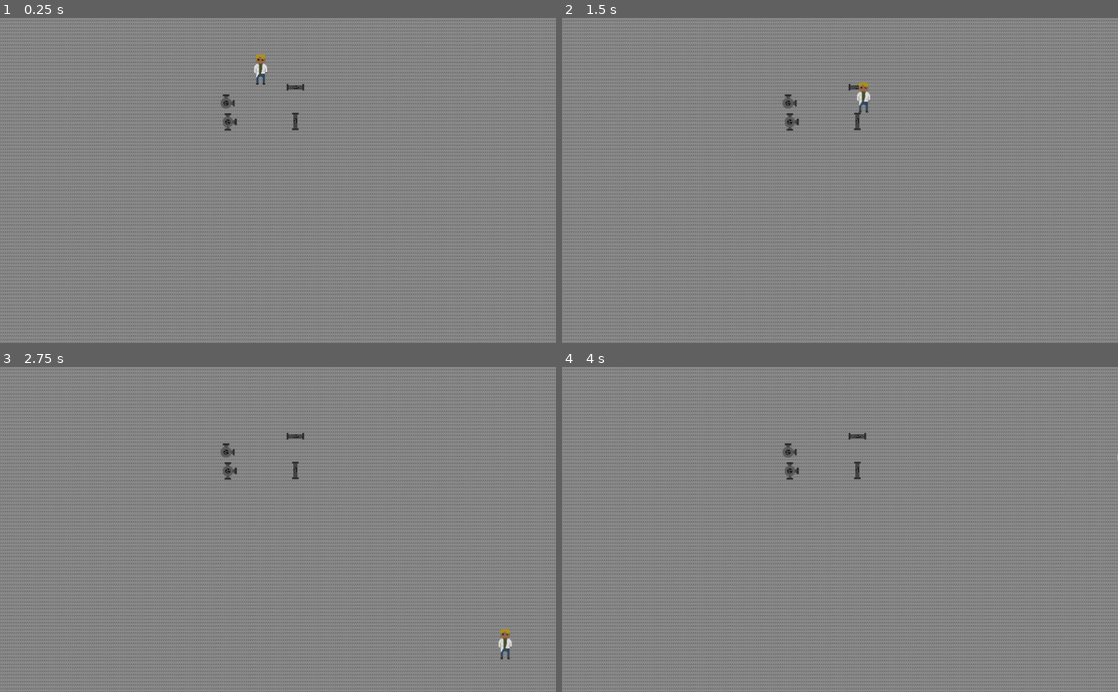
Above: before the commit, frames 1-4 (two rows, left to right).
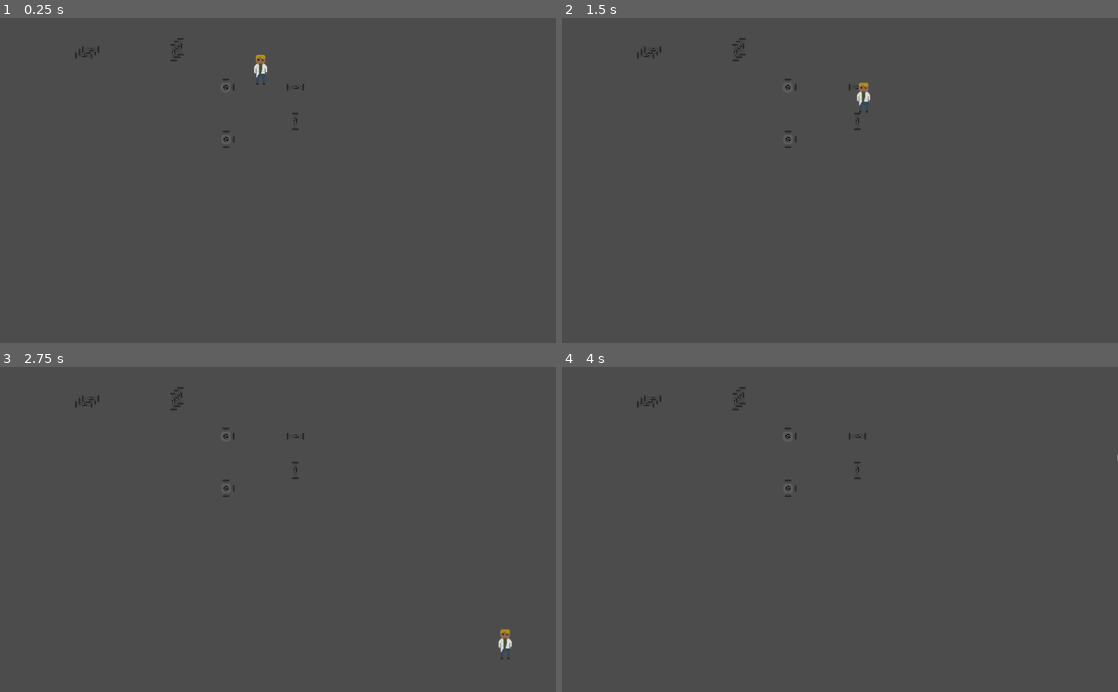
Above: after the commit, the same moments.

Repository: Wigui/GameJamCEMEA
Game: Godot game, scene res://Scene/World.tscn
Same seed, same stepped clock (60 frames per second), same inputs: the game is played once before the commit and once after it. The project has no main scene, so this scene is started directly.
Inputs:
- Up to frame 1 (0.25 s): no input
- Up to frame 2 (1.5 s): tap Enter at 0.5 s; hold Right (ui_right) 0.53-1.28 s; hold Space (attraper) 0.53-1.28 s; hold Down (ui_down) from 1.28 s (still down); tap Space (attraper) at 1.35 s
- Up to frame 3 (2.75 s): release Down (ui_down) at 2.03 s; hold Right (ui_right) from 2.03 s (still down); hold Space (attraper) from 2.03 s (still down)
- Up to frame 4 (4 s): release Right (ui_right) at 2.78 s; release Space (attraper) at 2.78 s; hold Up (ui_up) 2.78-3.53 s; tap Space (attraper) at 2.85 s; tap Enter at 3.5 s; hold Left (ui_left) from 3.53 s (still down); hold Space (attraper) from 3.53 s (still down)

The runs differ from the first frame. In frame 1, 98% of the frame differs, in the area x 0-100%, y 0-100%; in frame 2, 98%; in frame 3, 98%; in frame 4, 98%.

Commit message:
PipeStack V1

Diff:
--- a/Scene/Indicator.gd
+++ b/Scene/Indicator.gd
@@ -15,10 +15,10 @@
 		emit_signal("has_changed_position")
 
 func _on_Indicator_body_entered(body):
-	if body.get_class()=="Pipe":
+	if body.get_class()=="Pipe" or body.get_class()=="PipeStack":
 		peut_placer=false
 
 
 func _on_Indicator_body_exited(body):
-	if body.get_class()=="Pipe":
+	if body.get_class()=="Pipe" or body.get_class()=="PipeStack":
 		peut_placer=true
--- /dev/null
+++ b/Scene/PipeStack.gd
@@ -0,0 +1,29 @@
+extends Area2D
+
+var Pipe=preload("res://Scene/Pipe.tscn")
+export(NodePath) var world
+var joueur_la = false
+var player
+
+func _ready():
+	assert(world)
+	world = get_node(world)
+
+func _on_Area2D_body_entered(body):
+	if body.get_class()=="Player":
+		joueur_la=true
+		player=body
+
+func _on_Area2D_body_exited(body):
+	if body.get_class()=="Player":
+		joueur_la=false
+
+func _input(event):
+	if event.is_action_pressed("attraper") and joueur_la:
+		var instance = Pipe.instance()
+		instance.global_position=global_position
+		world.add_child(instance)
+		player.attraper(instance)
+
+func get_class():
+	return "PipeStack"
--- /dev/null
+++ b/Scene/PipeStack.tscn
@@ -0,0 +1,30 @@
+[gd_scene load_steps=4 format=2]
+
+[ext_resource path="res://Scene/PipeStack.gd" type="Script" id=1]
+[ext_resource path="res://AssetGraphique/Tuyau/TuyauVide.png" type="Texture" id=2]
+
+[sub_resource type="RectangleShape2D" id=1]
+extents = Vector2( 29.4323, 32.1537 )
+
+[node name="Area2D" type="Area2D"]
+script = ExtResource( 1 )
+
+[node name="CollisionShape2D" type="CollisionShape2D" parent="."]
+shape = SubResource( 1 )
+
+[node name="Sprite" type="Sprite" parent="."]
+position = Vector2( 0, 16 )
+texture = ExtResource( 2 )
+offset = Vector2( 0, -16 )
+
+[node name="Sprite2" type="Sprite" parent="."]
+position = Vector2( 6.42133, 9.81649 )
+texture = ExtResource( 2 )
+offset = Vector2( 0, -16 )
+
+[node name="Sprite3" type="Sprite" parent="."]
+position = Vector2( 12.367, 5.29778 )
+texture = ExtResource( 2 )
+offset = Vector2( 0, -16 )
+[connection signal="body_entered" from="." to="." method="_on_Area2D_body_entered"]
+[connection signal="body_exited" from="." to="." method="_on_Area2D_body_exited"]
--- /dev/null
+++ b/Scene/PipeStackH.gd
@@ -0,0 +1,30 @@
+extends Area2D
+
+var Pipe=preload("res://Scene/Pipe.tscn")
+export(NodePath) var world
+var joueur_la = false
+var player
+
+func _ready():
+	assert(world)
+	world = get_node(world)
+
+func _on_Area2D_body_entered(body):
+	if body.get_class()=="Player":
+		joueur_la=true
+		player=body
+
+func _on_Area2D_body_exited(body):
+	if body.get_class()=="Player":
+		joueur_la=false
+
+func _input(event):
+	if event.is_action_pressed("attraper") and joueur_la:
+		var instance = Pipe.instance()
+		instance.global_position=global_position
+		instance.rotation_degrees = 90
+		world.add_child(instance)
+		player.attraper(instance)
+
+func get_class():
+	return "PipeStack"
--- /dev/null
+++ b/Scene/PipeStackH.tscn
@@ -0,0 +1,19 @@
+[gd_scene load_steps=3 format=2]
+
+[ext_resource path="res://Scene/PipeStack.tscn" type="PackedScene" id=1]
+[ext_resource path="res://Scene/PipeStackH.gd" type="Script" id=2]
+
+[node name="Area2D" instance=ExtResource( 1 )]
+script = ExtResource( 2 )
+
+[node name="Sprite" parent="." index="1"]
+position = Vector2( -21.6423, 5.05994 )
+rotation = 1.5708
+
+[node name="Sprite2" parent="." index="2"]
+position = Vector2( -15.221, -1.12357 )
+rotation = 1.5708
+
+[node name="Sprite3" parent="." index="3"]
+position = Vector2( -9.2753, -5.64228 )
+rotation = 1.5708
--- a/Scene/Player.gd
+++ b/Scene/Player.gd
@@ -80,3 +80,6 @@
 	if $Indicator.peut_placer and $Indicator.veut_placer:
 		lacher()
 		$Indicator.veut_placer = false
+
+func get_class():
+	return "Player"
--- a/Scene/World.tscn
+++ b/Scene/World.tscn
@@ -1,9 +1,11 @@
-[gd_scene load_steps=7 format=2]
+[gd_scene load_steps=9 format=2]
 
 [ext_resource path="res://Scene/Pipe.tscn" type="PackedScene" id=1]
 [ext_resource path="res://Scene/FixedPipe.tscn" type="PackedScene" id=2]
 [ext_resource path="res://Scene/FixedPipe3S.tscn" type="PackedScene" id=3]
 [ext_resource path="res://Scene/Player.tscn" type="PackedScene" id=4]
+[ext_resource path="res://Scene/PipeStack.tscn" type="PackedScene" id=5]
+[ext_resource path="res://Scene/PipeStackH.tscn" type="PackedScene" id=6]
 
 [sub_resource type="Image" id=3]
 data = {
@@ -23,6 +25,7 @@
 [node name="World" type="Node2D"]
 
 [node name="Sol" type="TextureRect" parent="."]
+visible = false
 margin_right = 1024.0
 margin_bottom = 608.0
 texture = SubResource( 2 )
@@ -39,11 +42,19 @@
 rotation = 1.5708
 
 [node name="FixedPipe" parent="." instance=ExtResource( 2 )]
-position = Vector2( 416.433, 157.302 )
+position = Vector2( 416, 128 )
 
 [node name="FixedPipe3S" parent="." instance=ExtResource( 3 )]
-position = Vector2( 419.581, 192 )
+position = Vector2( 416.433, 224 )
 
 [node name="Player" parent="." instance=ExtResource( 4 )]
 position = Vector2( 480, 96 )
 vitesse = 300
+
+[node name="PipeStackV" parent="." instance=ExtResource( 5 )]
+position = Vector2( 320, 64 )
+world = NodePath("..")
+
+[node name="PipeStackH" parent="." instance=ExtResource( 6 )]
+position = Vector2( 160, 64 )
+world = NodePath("..")
